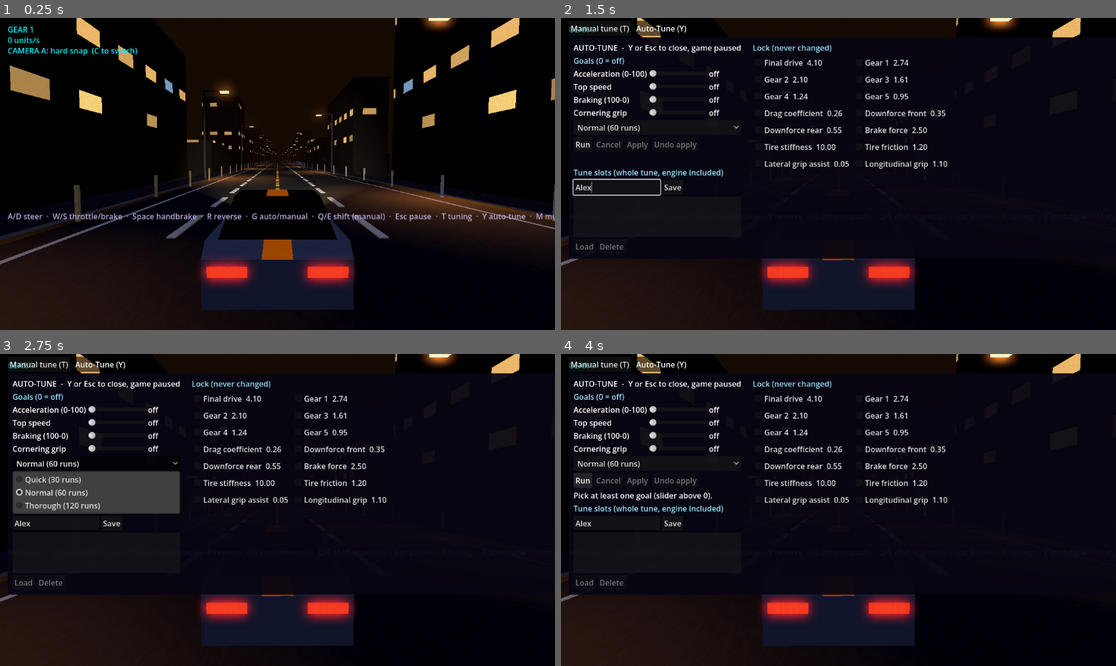
Above: before the commit, frames 1-4 (two rows, left to right).
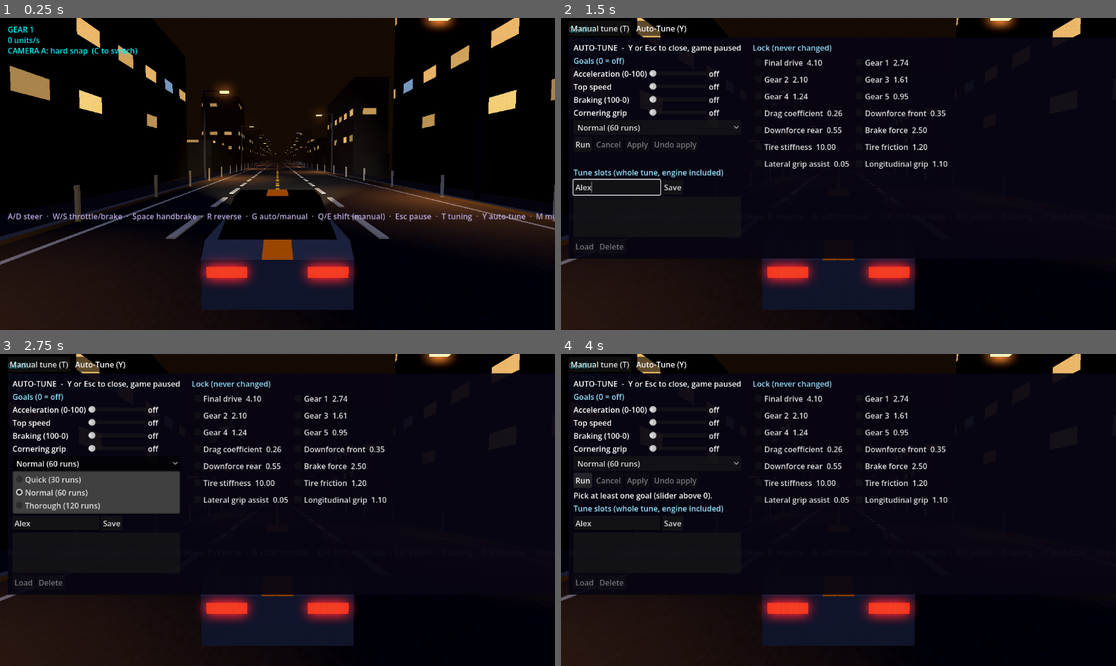
Above: after the commit, the same moments.

Repository: SmurfyHehe/neon-overdrive
Game: Godot game, scene res://Game.tscn
The game is run twice, just before and just after one commit, with the same random seed, the same clock (stepped at 60 frames per second) and the same inputs.
Inputs (mouse positions are in pixels of both pictures, inside the frame that each line leads up to):
- Up to frame 1 (0.25 s): no input
- Up to frame 2 (1.5 s): tap Enter at 0.5 s; move the mouse to (960, 158) at 0.52 s; hold D (steer_right) 0.53-1.25 s; tap Y (autotune_panel) at 0.6 s; click (960, 158) at 0.67 s; click (616, 186) at 1.27 s; type "Alex" at 1.35 s
- Up to frame 3 (2.75 s): click "Normal (60 runs)" at 2 s
- Up to frame 4 (4 s): click "Normal (60 runs)" at 2.75 s; click "Run" at 3.5 s

The runs differ from the first frame. In frame 1, 0.5% of the frame differs, in the area x 0-100%, y 0-83%; in frame 2, less than 0.1%; in frame 3, less than 0.1%; in frame 4, less than 0.1%.

Commit message:
Phase B chassis: 2.5 m wheelbase, sporty damping, understeer anti-roll split, chassis target test
Co-Authored-By: Claude Sonnet 5.5 <noreply@anthropic.com>

Diff:
--- a/scripts/car_builder.gd
+++ b/scripts/car_builder.gd
@@ -8,7 +8,7 @@
 # recolor per-instance for traffic variety.
 
 const KIND_CONFIGS := {
-	"coupe": {"wheel_r":0.34, "axle_z":1.05, "wheel_x":0.88, "chassis_h":0.46, "hood_h":0.30,
+	"coupe": {"wheel_r":0.34, "axle_z":1.25, "wheel_x":0.88, "chassis_h":0.46, "hood_h":0.30,
 		"main_w":1.6, "hood_w":1.5, "hood_z0":-1.7, "hood_z1":-0.25, "main_z0":-0.25, "main_z1":1.7,
 		"cabin_w":1.24, "roof_w":1.12, "cabin_z0":-0.35, "cabin_z1":0.95, "glass_h":0.30, "hood_rake":0.16,
 		"spoiler":true},
--- a/scripts/car_spec.gd
+++ b/scripts/car_spec.gd
@@ -145,6 +145,13 @@
 		"frontal_area": 1.9,
 		"brake_force_multiplier": 2.5,  # Phase A: GEVP derives max brake force from tyre friction, so halving cof halved braking; x2 puts it back near 1 g (100-0 about 40 m)
 		"max_steering_angle": deg_to_rad(38.0),
+		# Phase B suspension (research: docs/research/build-phases.md): sporty damping
+		# (0.55, GEVP default 0.4) and a stiffer front anti-roll bar than rear, so the
+		# car understeers a little when pushed instead of snapping loose.
+		"front_damping_ratio": 0.55,
+		"rear_damping_ratio": 0.55,
+		"front_arb_ratio": 0.30,
+		"rear_arb_ratio": 0.20,
 		"front_spring_length": 0.22,
 		"rear_spring_length": 0.26,
 		"tire_stiffnesses": {"Road": 10.0, "Dirt": 3.0},
--- a/scripts/player.gd
+++ b/scripts/player.gd
@@ -34,7 +34,7 @@
 
 const KIND := TestCarBuilder.KIND  # #63 neutral test car
 const CFG := {
-	"wheel_r": 0.34, "axle_z": 1.05, "wheel_x": 0.88,
+	"wheel_r": 0.34, "axle_z": 1.25, "wheel_x": 0.88,  # Phase B: wheelbase 2.5 m (was 2.1; real coupes 2.4-2.7)
 }
 
 ## Godot gives every RigidBody3D linear damp 0.1 (a drag of 0.1 per second on
--- a/scripts/test_car_builder.gd
+++ b/scripts/test_car_builder.gd
@@ -10,9 +10,9 @@
 #
 # Spec (Roy approved): about 4.4 m long x 1.8 m wide x 1.3 m tall, wheelbase
 # and track matching the physics wheels. The physics wheels (player.gd CFG)
-# sit 2.1 m apart front to back and 1.76 m side to side, so the body has long
-# ~1.15 m overhangs and the tyres stand ~8 cm proud of the 1.8 m body. That
-# is intentional: the visuals show exactly where the physics wheels are.
+# sit 2.5 m apart front to back (Phase B, was 2.1) and 1.76 m side to side, so
+# the body has ~0.95 m overhangs and the tyres stand ~8 cm proud of the 1.8 m
+# body. That is intentional: the visuals show exactly where the physics wheels are.
 #
 # Forward is -Z, up is +Y, ground at y = 0 with the springs fully extended
 # (the body settles a few cm lower once the suspension loads). Reuses
--- a/tests/auto_tune_panel.gd
+++ b/tests/auto_tune_panel.gd
@@ -22,9 +22,9 @@
 
 const HOLD_TICKS := 6
 # Default coupe on the headless test track (tests/tune_track.gd).
-const EXPECT_TOP := 242.5
+const EXPECT_TOP := 244.0
 const EXPECT_0_100 := 5.60
-const EXPECT_100_0 := 42.7
+const EXPECT_100_0 := 42.8
 const TOLERANCE := 0.005
 const SLOT_FILE := "user://autotune/test_panel_slots.json"
 
--- /dev/null
+++ b/tests/chassis_targets.gd
@@ -0,0 +1,32 @@
+extends SceneTree
+
+# Chassis targets (Phase A/B, 2026-10-05): the default coupe on the hidden test
+# track (TuneTrack) must stay inside the feel targets from
+# docs/research/build-phases.md, so a later tweak can't quietly break the car:
+#   top speed 235-250 km/h, 0-100 4.8-6.4 s, 100-0 36-46 m, peak lateral g 1.0-1.5
+# Headless, silent, about a minute. Exit code 1 on failure. Run:
+#   Godot_v4.7.2-stable_win64_console.exe --headless --audio-driver Dummy --fixed-fps 60 --path . -s res://tests/chassis_targets.gd
+
+func _initialize() -> void:
+	_run()
+
+func _run() -> void:
+	var track := TuneTrack.new()
+	root.add_child(track)
+	await process_frame
+	var res: Array = await track.evaluate([CarSpec.coupe_default()])
+	var m: Dictionary = res[0]
+	print("default coupe: top %.1f km/h, 0-100 %.2f s, 100-0 %.1f m, peak %.2f g" % [m.top_speed_kmh, m.t_0_100, m.brake_dist_100, m.peak_lat_g])
+	var fails: Array[String] = []
+	if not (m.top_speed_kmh >= 235.0 and m.top_speed_kmh <= 250.0):
+		fails.append("top speed %.1f outside 235-250" % m.top_speed_kmh)
+	if not (m.t_0_100 >= 4.8 and m.t_0_100 <= 6.4):
+		fails.append("0-100 %.2f outside 4.8-6.4" % m.t_0_100)
+	if not (m.brake_dist_100 >= 36.0 and m.brake_dist_100 <= 46.0):
+		fails.append("100-0 %.1f outside 36-46" % m.brake_dist_100)
+	if not (m.peak_lat_g >= 1.0 and m.peak_lat_g <= 1.5):
+		fails.append("peak lateral g %.2f outside 1.0-1.5" % m.peak_lat_g)
+	for f in fails:
+		printerr("FAIL: ", f)
+	print("chassis_targets: ", "PASS" if fails.is_empty() else "FAIL")
+	quit(0 if fails.is_empty() else 1)
Not shown, added: tests/chassis_targets.gd.uid
Not shown, changed: tests/run_tests.bat
